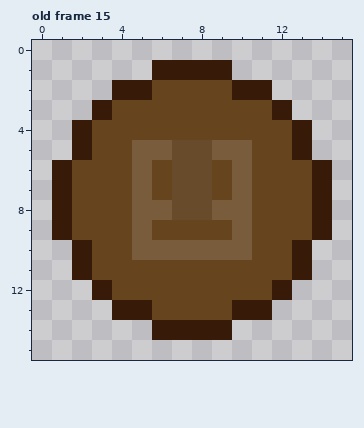
File history of a pixel-art file, artwork/tiles.aseprite. The first picture shows the starting point.
16x16 pixels, 18 frames. Colours within 5 levels of each other are drawn and written as one. Shown: old frame 15. The commit also changed other frames, which this record leaves out.
The result:
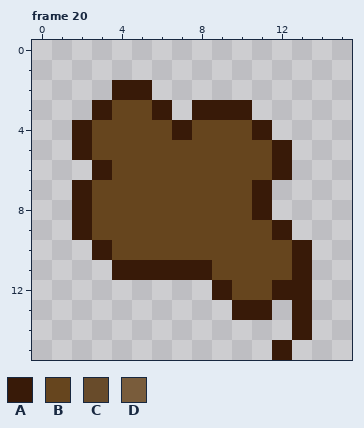
Palette (. is transparent): A #381a08  B #66451e  C #684b2a  D #795c3b
A new or re-ordered frame is compared with the old frame closest to it.
Changes in this commit:
frames 18 -> 21
Changed rows in their new state; - is an unchanged pixel.
Frame 20 is new; against old frame 15, layer "Layer 1":
first column x 1:
 1 -----....-----
 2 -----......---
 3 -----A.AAA..--
 4 ------A---A..-
 5 ----BBBBBB-A.-
 6 ..A-B-BB-B-A..
 7 .A--B-BB-BA...
 8 .A--BBBBBBA...
 9 .A--B----B-A..
10 -.A-BBBBBB----
11 -..AAAAA------
12 --......A---A-
13 ---......---A-
14 -----....---A-
15 -----------A--
Changed places in both pictures, as pixel boxes (x1, y1, x2, y2):
changed: (52, 60, 332, 360)
